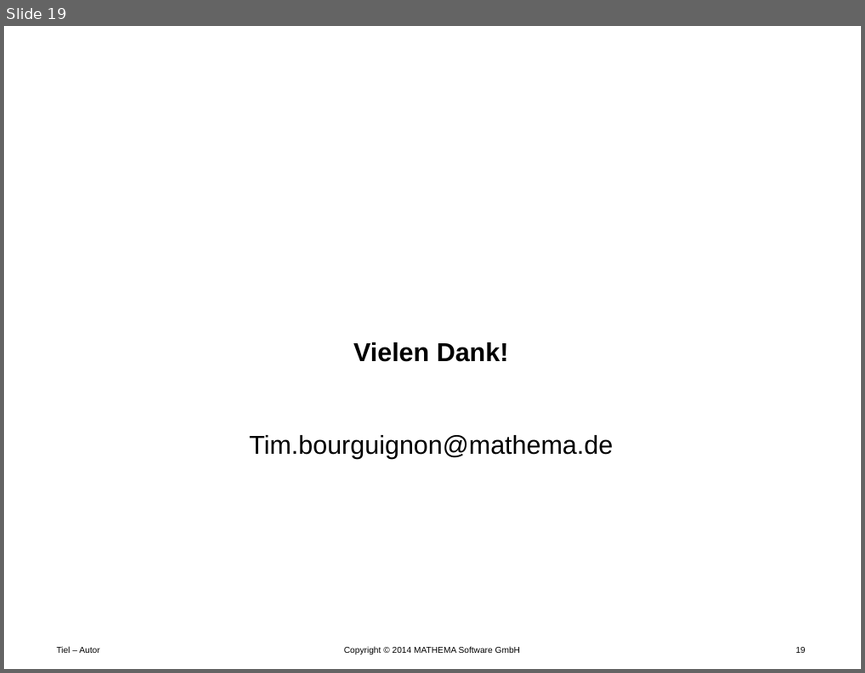
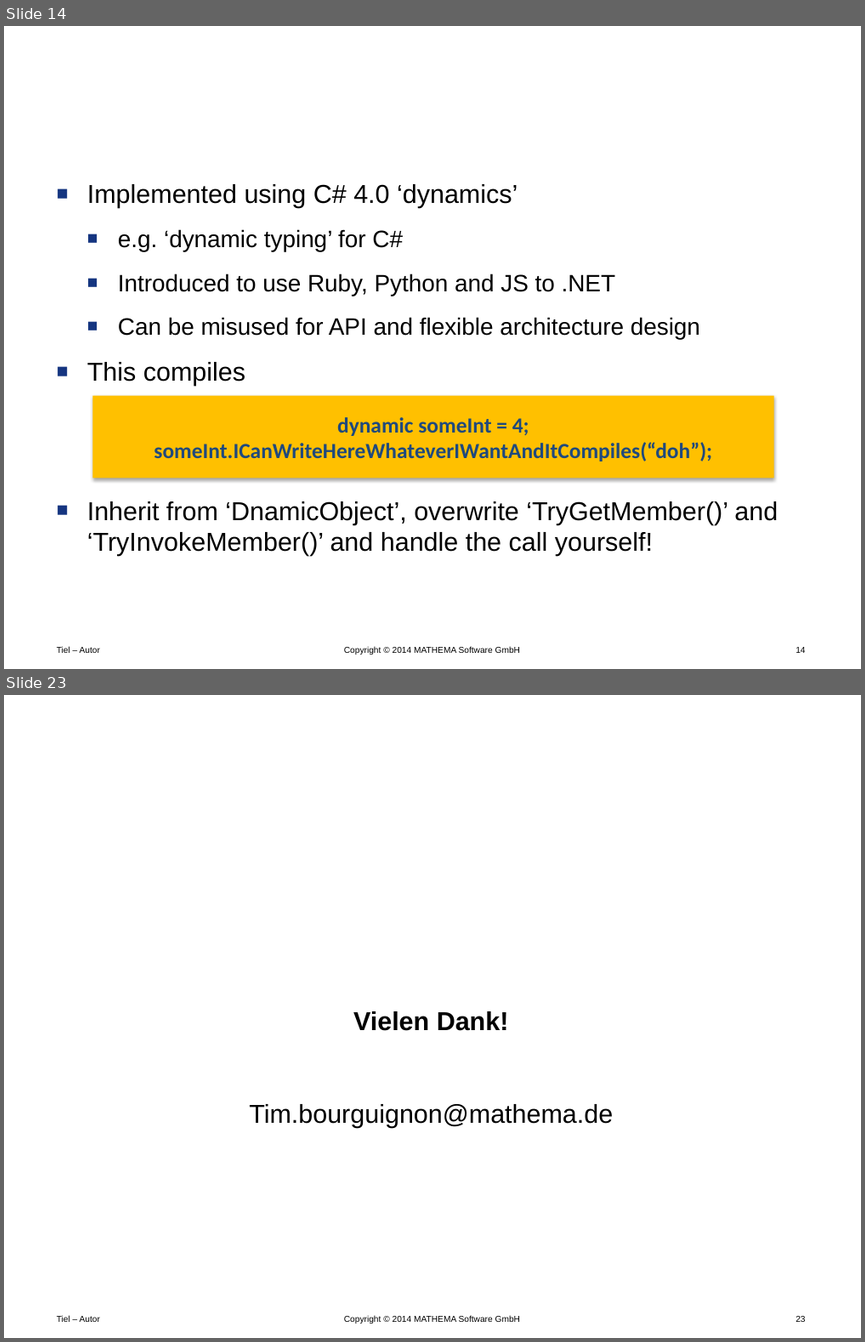
Before and after one commit to Timothep/Talk.LostInTranslation, a slide deck: LostInTranslation.pptx. Shown one above the other, each under a label of ours: slide 19 before the commit, slides 14 and 23 after it; the slides between them are not shown. The pictures are 865x673 and 865x1342 pixels, drawn with LibreOffice and Linux fonts; fonts in the diff are those of the drawing; background and template pictures are left out. Boxes give left, top, right and bottom in pixels: in the first picture for what was removed or moved away, otherwise in the second. Text is boxed around its words. In the diff, an @@ line names an element or a change of style, - is before the commit and + after.

```diff
--- a/LostInTranslation.pptx
+++ b/LostInTranslation.pptx
@@ slide 14 added at box(4, 26, 861, 669), background #FFFFFF; not listed: 3 template elements that a slide beside it also shows @@
@@ title added at box(250, 63, 806, 107), 24 pt, text #FFFFFF, bold @@
+C# 4.0 Dynamics
@@ text added at box(87, 184, 778, 556), 24 pt, text #000000 @@
+■ Implemented using C# 4.0 ‘dynamics’
+  ■ e.g. ‘dynamic typing’ for C#
+  ■ Introduced to use Ruby, Python and JS to .NET
+  ■ Can be misused for API and flexible architecture design
+■ This compiles
+■ Inherit from ‘DnamicObject’, overwrite ‘TryGetMember()’ and ‘TryInvokeMember()’ and handle the call yourself!
@@ rectangle added at box(92, 396, 774, 478), fill #FFC000, 20 pt, text #1F497D, bold @@
+dynamic someInt = 4;
+someInt.ICanWriteHereWhateverIWantAndItCompiles(“doh”);
@@ what was slide 19 is now slide 23 @@
@@ page number at box(795, 1315, 805, 1321): text changed @@
-19
+23
```
Also in this commit, not shown: 2 slides changed, 6 other slides added, 3 slides removed.
